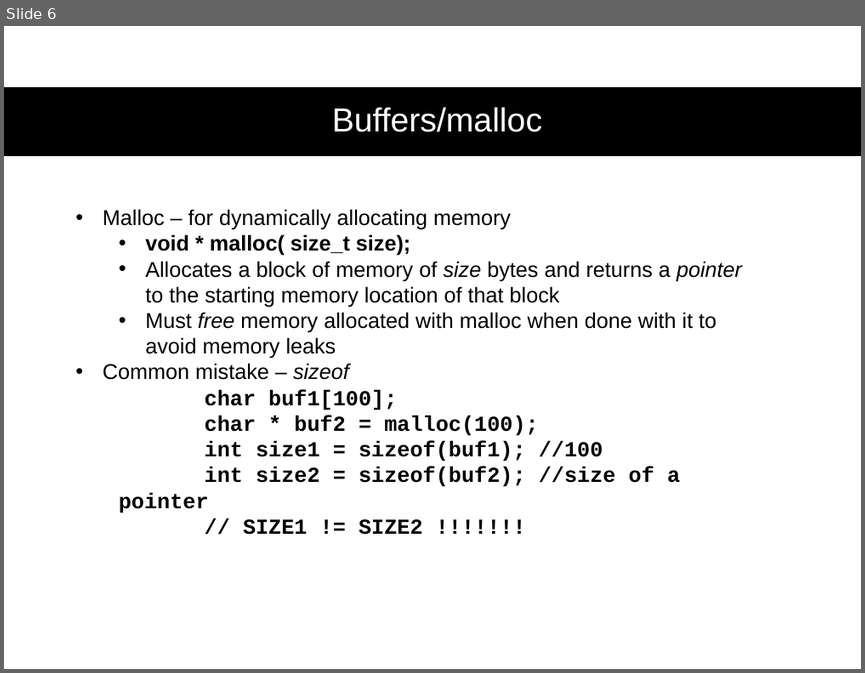
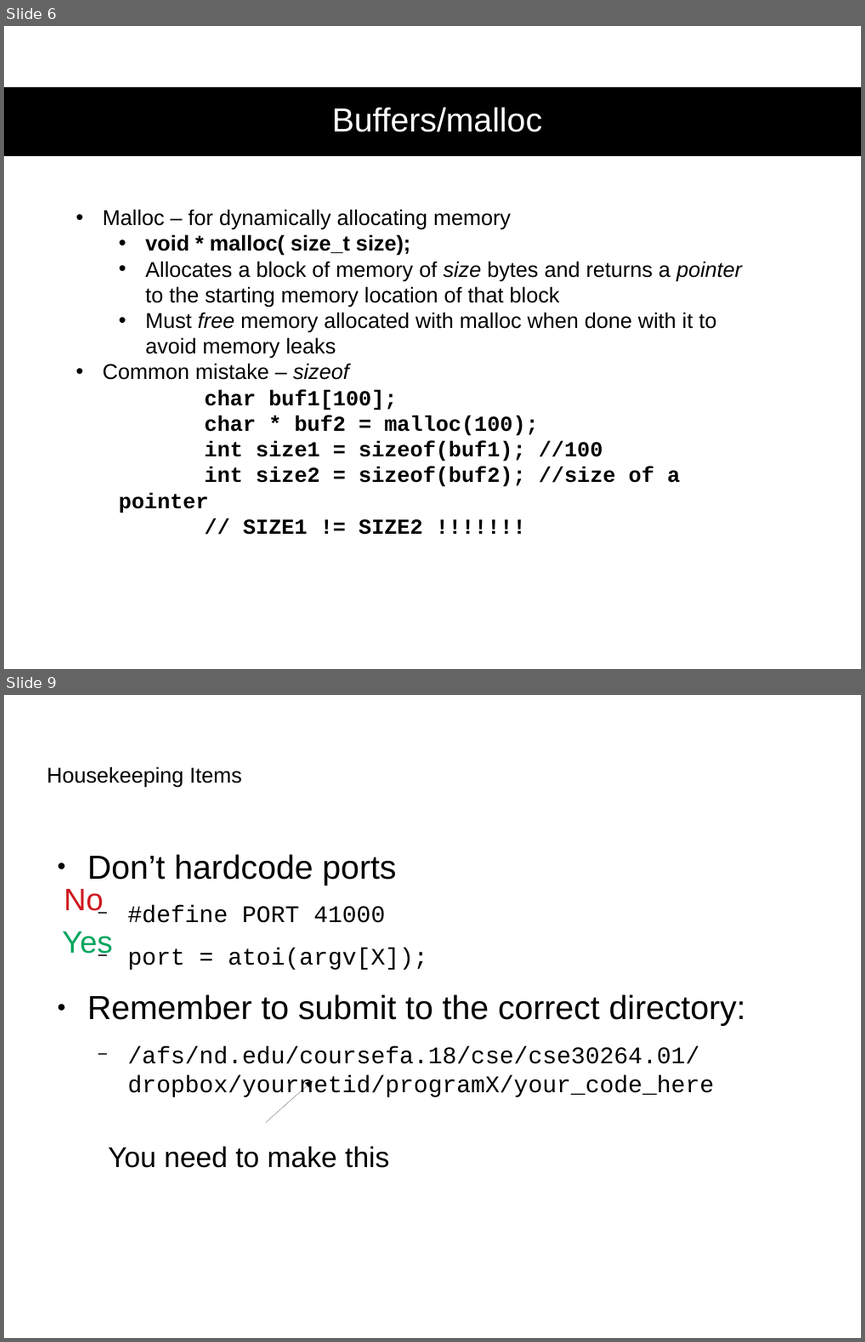
Before and after one commit to NathanRVance/pg3_tutorial, a slide deck: Tutorial 2_PG4.pptx. Shown one above the other, each under a label of ours: slide 6 before the commit, slides 6 and 9 after it; the slides between them are not shown. The pictures are 865x673 and 865x1342 pixels, drawn with LibreOffice and Linux fonts; fonts in the diff are those of the drawing. Boxes give left, top, right and bottom in pixels: in the first picture for what was removed or moved away, otherwise in the second. Text is boxed around its words. In the diff, an @@ line names an element or a change of style, - is before the commit and + after.

```diff
--- a/Tutorial 2_PG4.pptx
+++ b/Tutorial 2_PG4.pptx
@@ slide 9 added at (4, 695, 861, 1338), background #FFFFFF @@
@@ text added at (46, 766, 242, 787), 18 pt, text #000000 @@
+Housekeeping Items
@@ text added at (87, 854, 746, 1099), 20 pt, text #000000 @@
+● Don’t hardcode ports
+  − #define PORT 41000
+  − port = atoi(argv[X]);
+● Remember to submit to the correct directory:
+  − /afs/nd.edu/coursefa.18/cse/cse30264.01/dropbox/yournetid/programX/your_code_here
@@ text added at (64, 889, 103, 913), 26 pt, text #CE181E @@
+No
@@ text added at (62, 931, 112, 956), 26 pt, text #00A65D @@
+Yes
@@ arrow added from (266, 1122) to (313, 1081), #000000 0.75 pt @@
@@ text added at (108, 1145, 389, 1168), 24 pt, text #000000 @@
+You need to make this
```
Also in this commit, not shown: 17 other slides changed, 2 other slides added, 1 slide removed.
